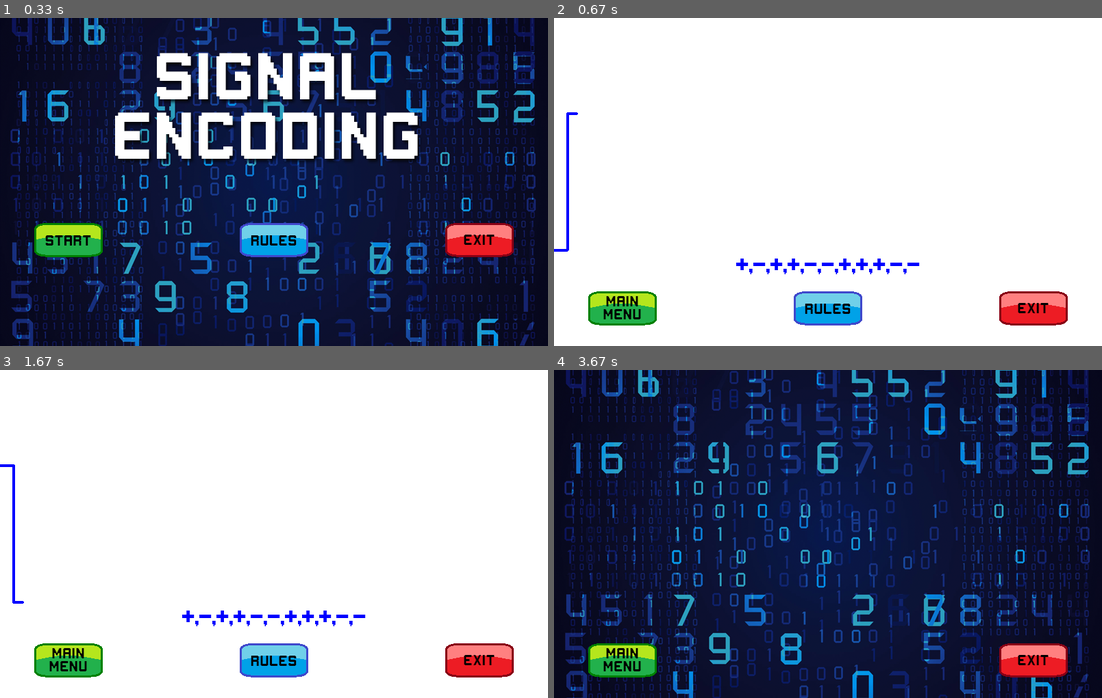
Above: before the commit, frames 1-4 (two rows, left to right).
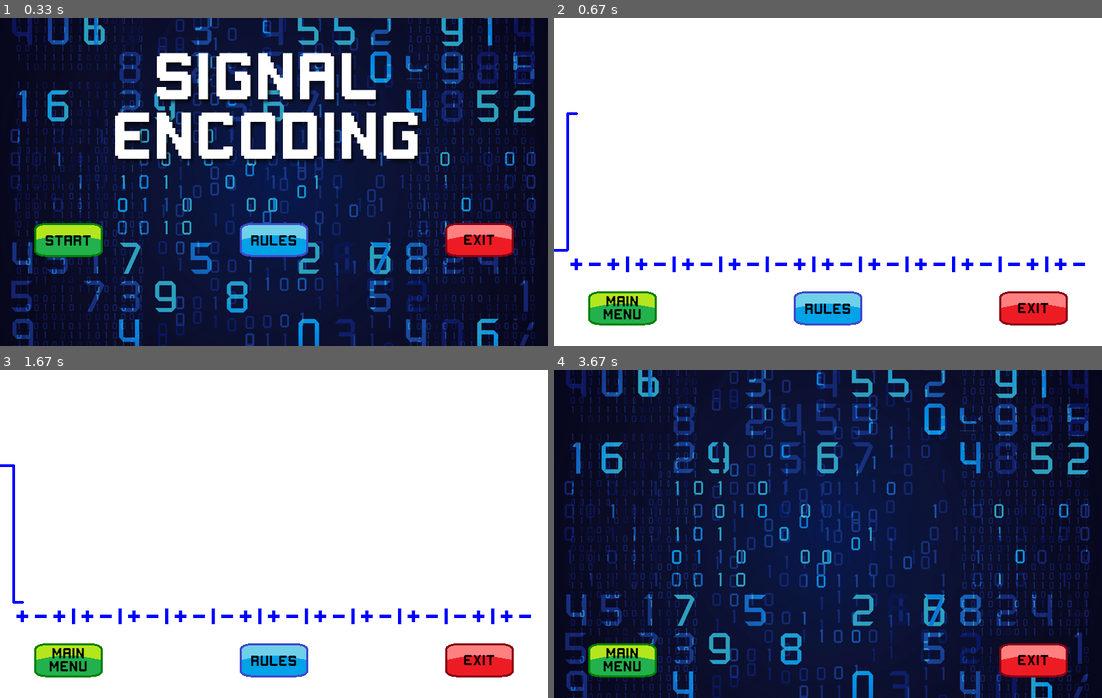
Above: after the commit, the same moments.

Repository: dakotacbrown/CS4290_SP2017_A3_BROWN
Game: pygame game, started from PleaseGiveMeAnAInClass.py
Two runs of this game, one before a commit and one after it. Both use one fixed random seed, a clock stepped at 60 frames per second and the inputs below.
Inputs (mouse positions are in pixels of both pictures, inside the frame that each line leads up to):
- Up to frame 1 (0.33 s): no input
- Up to frame 2 (0.67 s): press the mouse at (619, 241) at 0.37 s; move the mouse to (751, 247) at 0.47 s; release the mouse at (882, 254) at 0.6 s
- Up to frame 3 (1.67 s): press the mouse at (65, 661) at 0.7 s; move the mouse to (158, 625) at 0.8 s; release the mouse at (252, 593) at 0.93 s; press the mouse at (65, 661) at 1.03 s; move the mouse to (252, 609) at 1.13 s; release the mouse at (432, 560) at 1.27 s; press the mouse at (65, 593) at 1.37 s; move the mouse to (164, 534) at 1.47 s; release the mouse at (257, 478) at 1.6 s
- Up to frame 4 (3.67 s): press the mouse at (828, 661) at 1.7 s; move the mouse to (740, 629) at 1.8 s; release the mouse at (647, 599) at 1.93 s; press the mouse at (619, 661) at 2.03 s; move the mouse to (718, 658) at 2.13 s; release the mouse at (817, 652) at 2.27 s; press the mouse at (619, 593) at 2.37 s; move the mouse to (625, 560) at 2.47 s; release the mouse at (625, 524) at 2.6 s; press the mouse at (619, 661) at 2.7 s; move the mouse to (800, 655) at 2.8 s; release the mouse at (981, 652) at 2.93 s; press the mouse at (619, 593) at 3.03 s; move the mouse to (795, 547) at 3.13 s; release the mouse at (965, 504) at 3.27 s; press the mouse at (828, 661) at 3.37 s; move the mouse to (855, 573) at 3.47 s; release the mouse at (882, 484) at 3.6 s

Frame 1 is identical in both runs. In frame 2, 1.2% of the frame differs, in the area x 3-97%, y 72-79%; in frame 3, 1.2%; in frame 4, nothing differs.

Commit message:
Manchesters added
Added functions for both Manchester and Differential Manchester and
removed an unneeded test file.

Diff:
--- a/PleaseGiveMeAnAInClass.py
+++ b/PleaseGiveMeAnAInClass.py
@@ -131,7 +131,7 @@
         else:
             asciiArray[i] = "x"
 
-    txtSurf, txtRect = text_objects(','.join(asciiArray), smallText, (0,0,255))
+    txtSurf, txtRect = text_objects(' | '.join(asciiArray), smallText, (0,0,255))
     txtRect.center = ((400),(360))
     screen.blit(txtSurf, txtRect)
 
@@ -183,7 +183,7 @@
             else:
                 asciiArray[x] = "x"
 
-    txtSurf, txtRect = text_objects(','.join(asciiArray), smallText, (0,0,255))
+    txtSurf, txtRect = text_objects(' | '.join(asciiArray), smallText, (0,0,255))
     txtRect.center = ((400),(360))
     screen.blit(txtSurf, txtRect)
 
@@ -219,7 +219,7 @@
             else:
                 asciiArray[x] = "x"
 
-    txtSurf, txtRect = text_objects(','.join(asciiArray), smallText, (0,0,255))
+    txtSurf, txtRect = text_objects(' | '.join(asciiArray), smallText, (0,0,255))
     txtRect.center = ((400),(360))
     screen.blit(txtSurf, txtRect)
 
@@ -255,12 +255,72 @@
             else:
                 asciiArray[x] = "x"
 
-    txtSurf, txtRect = text_objects(','.join(asciiArray), smallText, (0,0,255))
-    txtRect.center = ((400),(360))
-    screen.blit(txtSurf, txtRect)
-
-#def MCHR():
-#def DMHR():
+    txtSurf, txtRect = text_objects(' | '.join(asciiArray), smallText, (0,0,255))
+    txtRect.center = ((400),(360))
+    screen.blit(txtSurf, txtRect)
+
+def MCHR():
+    global txtbx, asciiArray
+    txtarr = list(txtbx)
+    asciiArray = list(txtbx)
+
+    for x, (i, j) in enumerate(zip(txtarr, asciiArray)):
+        if txtarr[x] == "0":
+            asciiArray[x] = "+ -"
+        elif txtarr[x] == "1":
+            asciiArray[x] = "- +"
+        else:
+            asciiArray[x] = "x"
+
+    txtSurf, txtRect = text_objects(' | '.join(asciiArray), smallText, (0,0,255))
+    txtRect.center = ((400),(360))
+    screen.blit(txtSurf, txtRect)
+
+def DMHR():
+    global txtbx, asciiArray
+    txtarr = list(txtbx)
+    asciiArray = list(txtbx)
+    last = -1
+
+    for x, (i, j) in enumerate(zip(txtarr, asciiArray)):
+        if x > 0:
+            if txtarr[x] == "0" and asciiArray[x-1] == "+ - +":
+                asciiArray[x] = "- +"
+            elif txtarr[x] == "1" and asciiArray[x-1] == "+ - +":
+                asciiArray[x] = "+ -"
+            elif txtarr[x] == "0" and asciiArray[x-1] == "- +":
+                asciiArray[x] = "- +"
+            elif txtarr[x] == "0" and asciiArray[x-1] == "+ -":
+                asciiArray[x] = "+ -"
+            elif txtarr[x] == "1" and asciiArray[x-1] == "- +" and last == -1:
+                asciiArray[x] = "+ -"
+                last = x
+            elif txtarr[x] == "1" and asciiArray[x-1] == "+ -" and last == -1:
+                asciiArray[x] = "- +"
+                last = x
+            elif txtarr[x] == "1" and asciiArray[x-1] == "- +" and last > -1:
+                asciiArray[x] = "+ -"
+                last = x
+            elif txtarr[x] == "1" and asciiArray[x-1] == "+ -" and last > -1:
+                asciiArray[x] = "- +"
+                last = x
+            else:
+                asciiArray[x] = "x"
+        elif x == 0:
+            if txtarr[x] == "0" or txtarr[x] == "1":
+                asciiArray[x] = "+ - +"
+            else:
+                asciiArray[x] = "x"
+
+        else:
+            asciiArray[x] = "x"
+
+
+
+    txtSurf, txtRect = text_objects(' | '.join(asciiArray), smallText, (0,0,255))
+    txtRect.center = ((400),(360))
+    screen.blit(txtSurf, txtRect)
+
 #def B8ZS():
 #def HDB3():
 
@@ -368,7 +428,7 @@
         button3.update()
         allSprites.draw(screen)
         randomWaves(canvas_width, canvas_height, centerY, blue, posRecord)
-        NRZL()
+        DMHR()
 
         pygame.display.update()
 
--- a/PleaseGiveMeAnAInClass2.py
+++ /dev/null
@@ -1,220 +0,0 @@
-import pygame, sys, os, time, math, re
-from pygame.locals import *
-from sys import exit
-from random import randint
-pygame.init()
-
-sys.setrecursionlimit(10000)
-
-#screen and background objects
-screen=pygame.display.set_mode((800,480),0,32)
-screen_rect = screen.get_rect()
-back = pygame.Surface((800,480))
-background = back.convert()
-pygame.display.set_caption("Assignment #3")
-
-#font objects if needed for later implementation
-#smallText = pygame.font.Font("font/gameplay.ttf", 25)
-
-#program mechanics
-introBG = pygame.image.load("img/introBG.png")
-rulesBG = pygame.image.load("img/rulesBG.png")
-mainButton = pygame.image.load("img/mainButton.png")
-lightMainButton = pygame.image.load("img/lightMainButton.png")
-startButton = pygame.image.load("img/startButton.png")
-lightStartButton = pygame.image.load("img/lightStartButton.png")
-rulesButton = pygame.image.load("img/rulesButton.png")
-lightRulesButton = pygame.image.load("img/lightRulesButton.png")
-exitButton = pygame.image.load("img/exitButton.png")
-lightExitButton = pygame.image.load("img/lightExitButton.png")
-fileArray = []
-
-#loop objects
-running = True
-intro = True
-results = True
-instruct = True
-
-#re needs to be fixed
-def FileIO(fileName):
-    file = open(fileName)
-    contents = file.readlines()
-    file.close()
-    for content in contents:
-        binary = re.search('\d+', content)
-        fileArray.append(binary.group(0))
-
-#Class for the button
-class Button(pygame.sprite.Sprite):
-    """moves a sprite on the screen, following the mouse"""
-    def __init__(self, inactive, active, x, y, action=None):
-        pygame.sprite.Sprite.__init__(self)
-        self.inactive = inactive
-        self.active = active
-        self.image = inactive
-        self.width = self.inactive.get_width()
-        self.height = self.inactive.get_height()
-        self.action = action
-        self.rect = self.image.get_rect()
-        self.x = x
-        self.y = y
-
-    def update(self):
-        "move the player based on the mouse position"
-        self.mouse = pygame.mouse.get_pos()
-        self.click = pygame.mouse.get_pressed()
-        if self.x+self.width > self.mouse[0] > self.x and self.y+self.height > self.mouse[1] > self.y:
-            self.image = self.active
-            self.rect = (self.x, self.y, self.image.get_width(), self.image.get_height())
-            if self.click[0] == 1 and self.action != None:
-                self.action()
-        else:
-            self.image = self.inactive
-            self.rect = (self.x, self.y, self.image.get_width(), self.image.get_height())
-
-#Quit and Exit are used for quiting the game
-def Quit():
-    for event in pygame.event.get():
-        if event.type == QUIT:
-            pygame.quit()
-            sys.exit()
-
-def Exit():
-    pygame.quit()
-    sys.exit()
-
-def randomNumber():
-    random = randint(0,2)
-    return random
-
-
-
-
-#Used for displaying text on screen
-def text_objects(text, font, color):
-    textSurface = font.render(text, True, color)
-    return textSurface, textSurface.get_rect()
-
-#Screen user is greeted with
-def ProgramIntro():
-    global running, intro, results, instruct, introBG
-    pygame.display.set_caption("Assignment #3")
-    running = False
-    intro = True
-    results = False
-    instruct = False
-    background = introBG
-    button1 = Button(startButton, lightStartButton, 50, 300, ProgramLoop)
-    button2 = Button(rulesButton, lightRulesButton, 350, 300, Instructions)
-    button3 = Button(exitButton, lightExitButton, 650, 300, Exit)
-    allSprites = pygame.sprite.Group()
-    allSprites.add(button1, button2, button3)
-
-    while intro:
-        Quit()
-
-        screen.blit(background, (0, 0))
-
-        button1.update()
-        button2.update()
-        button3.update()
-        allSprites.draw(screen)
-
-        pygame.display.update()
-
-#Instructions on how to use the program
-def Instructions():
-    global running, intro, results, instruct, rulesBG
-    pygame.display.set_caption("Assignment #3")
-    running = False
-    intro = False
-    results = False
-    instruct = True
-    background = rulesBG
-    button1 = Button(mainButton, lightMainButton, 50, 400, ProgramIntro)
-    button2 = Button(exitButton, lightExitButton, 650, 400, Exit)
-    allSprites = pygame.sprite.Group()
-    allSprites.add(button1, button2)
-    while instruct:
-        Quit()
-
-        screen.blit(background, (0, 0))
-
-        button1.update()
-        button2.update()
-        allSprites.draw(screen)
-
-        pygame.display.update()
-
-#loop that runs the the program
-def ProgramLoop():
-    global running, intro, results, instruct
-    white = pygame.Color(255, 255, 255, 255)
-    running = True
-    intro = False
-    results = False
-    instruct = False
-    gameOver = False
-    blue = (0,0,255) # color of the wave
-    canvas_width = 800
-    canvas_height = 480
-    centerY = int(canvas_height/2)
-    FPS = 160
-    amplitude = 100 # how many pixels tall the waves with rise/fall.
-    clock = pygame.time.Clock()
-    xPos = 0
-    random = randomNumber()
-    posRecord = {'square': []} # keeps track of the positions for drawing the waves
-    yPosSquare = amplitude # starting position
-    button1 = Button(mainButton, lightMainButton, 50, 400, ProgramIntro)
-    button2 = Button(rulesButton, lightRulesButton, 350, 400, Instructions)
-    button3 = Button(exitButton, lightExitButton, 650, 400, Exit)
-    allSprites = pygame.sprite.Group()
-    allSprites.add(button1, button2, button3)
-
-    #program loop
-    while running:
-        Quit()
-
-        #display of frames
-        clock.tick(FPS)
-        text = "FPS: {0:.2f}".format(clock.get_fps())
-        pygame.display.set_caption(text)
-
-        screen.fill(white)
-
-        button1.update()
-        button2.update()
-        button3.update()
-        allSprites.draw(screen)
-
-        posRecord['square'].append((int(xPos), int((yPosSquare*(1/4))*4) + (centerY-50)))
-        #the thickness of the line
-        for x, y in posRecord['square']:
-            pygame.draw.circle(screen, blue, (x, y), 2)
-
-        #speed of the line
-        xPos += 1
-
-        #if the line reaches the end of the screen, it restarts
-        #else it creates the movement of the line
-        if xPos > canvas_width:
-            xPos = 0
-            yPosSquare = amplitude
-            posRecord['square'] = []
-        else:
-            #jumps occur every 20 pixels/this is the base case
-            if xPos % 20 == 0:
-                yPosSquare *= -1
-                # add vertical line
-                for x in range(-amplitude, amplitude):
-                    posRecord['square'].append((int(xPos), int((x*(1/4))*4) + (centerY-50)))
-
-        pygame.display.update()
-
-
-def main():
-
-    ProgramIntro()
-
-if __name__ == '__main__': main()
